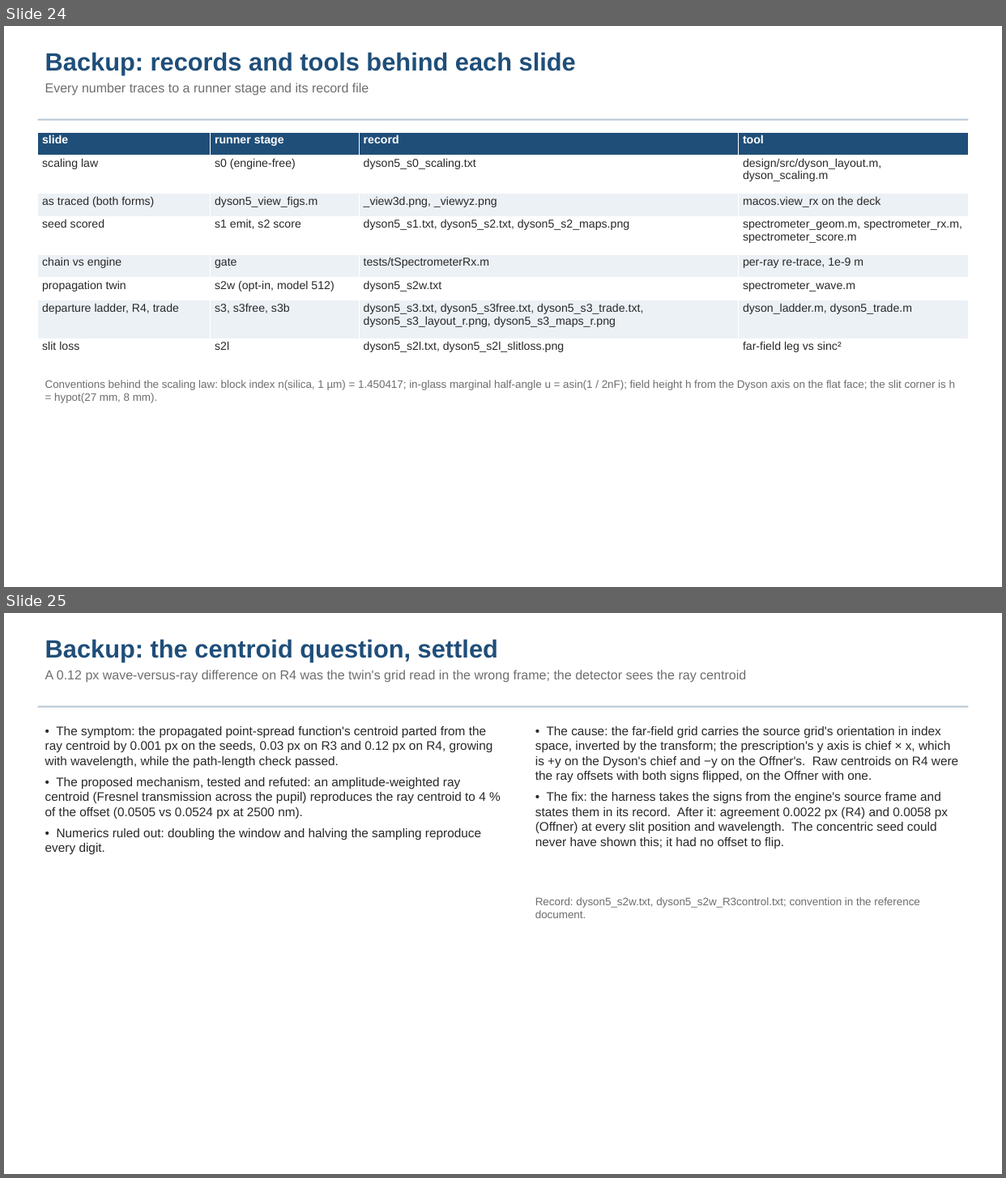
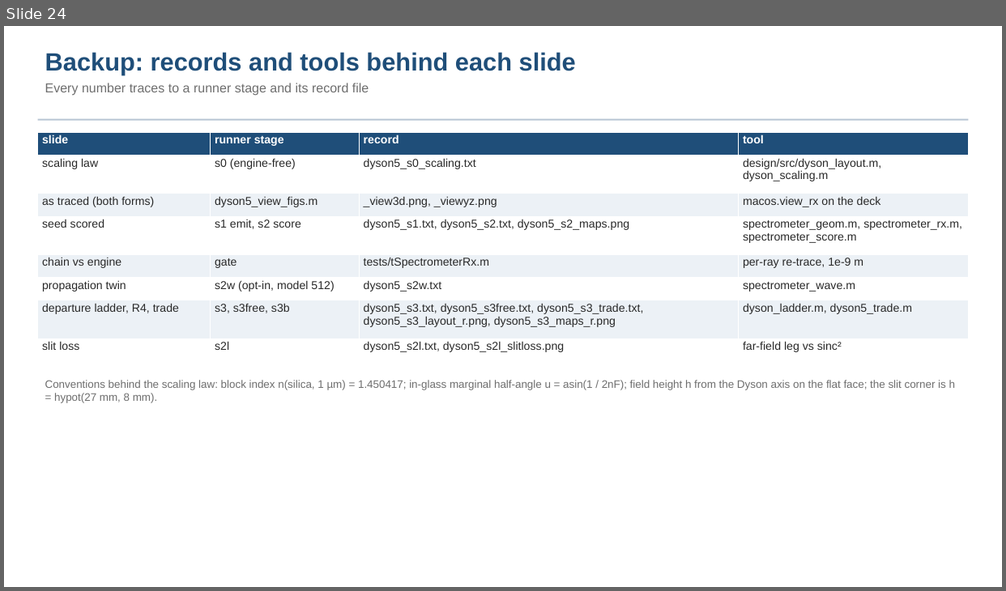
Before and after one commit to nasa-jpl/macos, a slide deck: demo_session/deck_dyson.pptx. Shown one above the other, each under a label of ours: slides 24 and 25 before the commit, slide 24 after it. The pictures are 1006x1178 and 1006x591 pixels, drawn with LibreOffice and Linux fonts; fonts in the diff are those of the drawing. Boxes give left, top, right and bottom in pixels: in the first picture for what was removed or moved away, otherwise in the second. Text is boxed around its words. In the diff, an @@ line names an element or a change of style, - is before the commit and + after.

```diff
--- a/demo_session/deck_dyson.pptx
+++ b/demo_session/deck_dyson.pptx
@@ slide 25 removed at (4,613,1002,1174), background #FFFFFF @@
@@ text removed at (45,639,746,683) @@
-Backup: the centroid question, settled
-A 0.12 px wave-versus-ray difference on R4 was the twin's grid read in the wrong frame; the detector sees the ray centroid
@@ rectangle removed at (38,706,968,707) @@
@@ text removed at (45,726,493,854) @@
-• The symptom: the propagated point-spread function's centroid parted from the ray centroid by 0.001 px on the seeds, 0.03 px on R3 and 0.12 px on R4, growing with wavelength, while the path-length check passed.
-• The proposed mechanism, tested and refuted: an amplitude-weighted ray centroid (Fresnel transmission across the pupil) reproduces the ray centroid to 4 % of the offset (0.0505 vs 0.0524 px at 2500 nm).
-• Numerics ruled out: doubling the window and halving the sampling reproduce every digit.
@@ text removed at (535,726,958,849) @@
-• The cause: the far-field grid carries the source grid's orientation in index space, inverted by the transform; the prescription's y axis is chief × x, which is +y on the Dyson's chief and −y on the Offner's. Raw centroids on R4 were the ray offsets with both signs flipped, on the Offner with one.
-• The fix: the harness takes the signs from the engine's source frame and states them in its record. After it: agreement 0.0022 px (R4) and 0.0058 px (Offner) at every slit position and wavelength. The concentric seed could never have shown this; it had no offset to flip.
@@ text removed at (535,897,920,918) @@
-Record: dyson5_s2w.txt, dyson5_s2w_R3control.txt; convention in the reference document.
```
Also in this commit, not shown: 4 slides changed, 1 other file.
